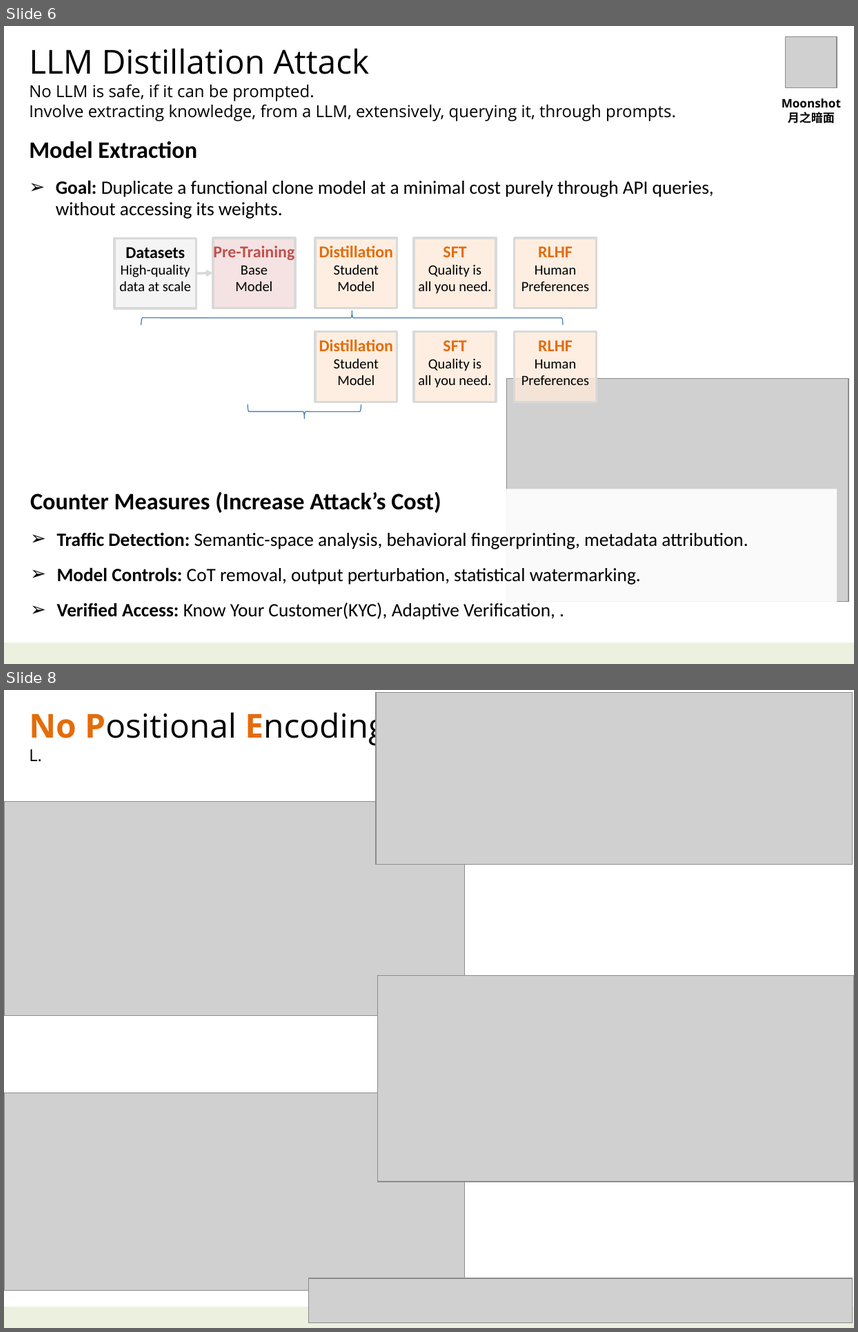
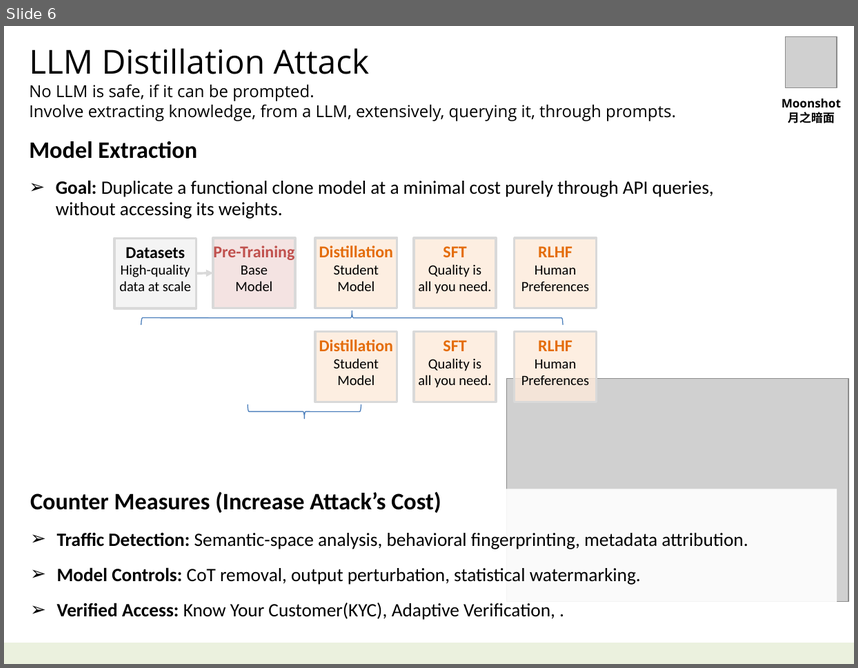
Before and after one commit to navibator/crazy-ai, a slide deck: ai-deepseek.pptx. Shown one above the other, each under a label of ours: slides 6 and 8 before the commit, slide 6 after it; the slides between them are not shown. The pictures are 858x1332 and 858x668 pixels, drawn with LibreOffice and Linux fonts; fonts in the diff are those of the drawing; grey boxes stand for pictures. Boxes give left, top, right and bottom in pixels: in the first picture for what was removed or moved away, otherwise in the second. Text is boxed around its words. In the diff, an @@ line names an element or a change of style, - is before the commit and + after.

```diff
--- a/ai-deepseek.pptx
+++ b/ai-deepseek.pptx
@@ slide 8 removed at box(4, 690, 854, 1328), background #FFFFFF; not listed: 1 template element that a slide beside it also shows @@
@@ text removed at box(29, 707, 386, 762) @@
-No Positional Encoding
-L.
@@ picture removed at box(377, 693, 853, 865) @@
@@ picture removed at box(4, 801, 465, 1016) @@
@@ picture removed at box(377, 976, 854, 1181) @@
@@ picture removed at box(4, 1093, 465, 1290) @@
@@ picture removed at box(308, 1279, 853, 1323) @@
```
Also in this commit, not shown: 1 slide changed, 2 slides added, 2 other slides removed, 3 other files.
